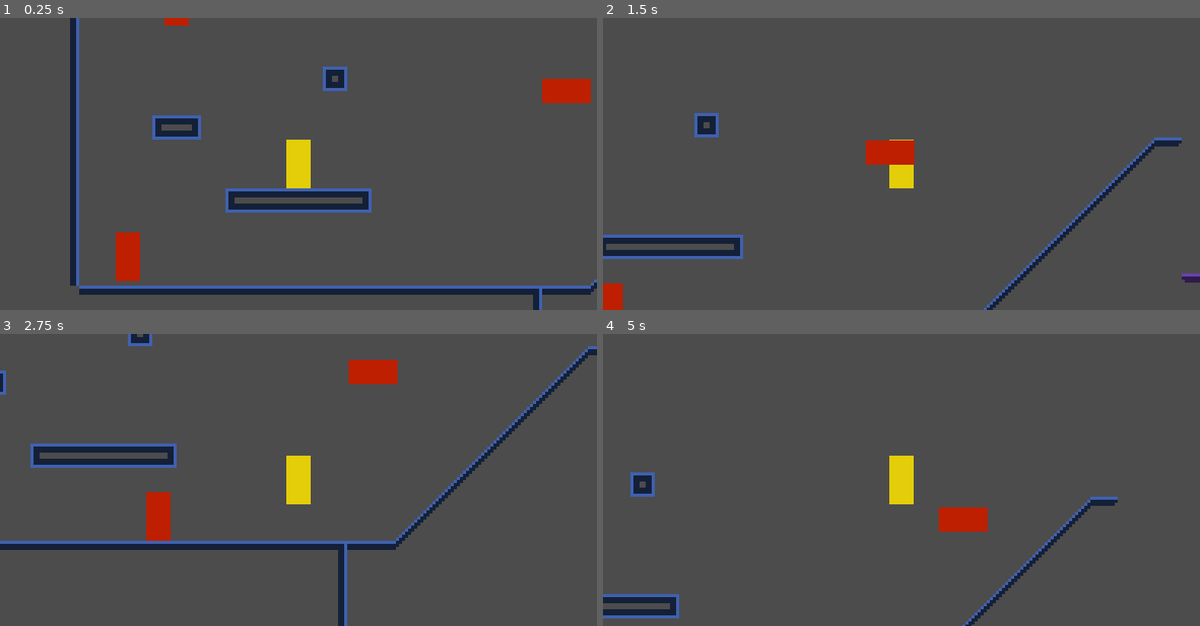
Above: before the commit, frames 1-4 (two rows, left to right).
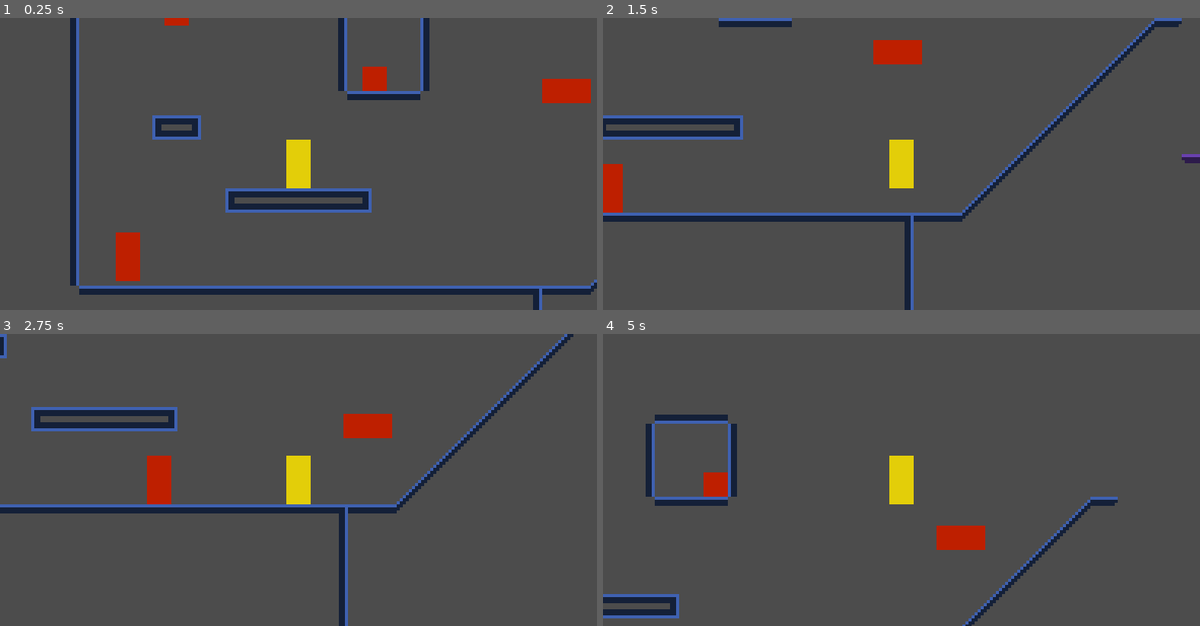
Above: after the commit, the same moments.

Repository: ChaosWitchNikol/this-unnamed-sci-fi-metroidvania
Game: Godot game, scene res://Main.tscn
The game is run twice, just before and just after one commit, with the same random seed, the same clock (stepped at 60 frames per second) and the same inputs.
Inputs:
- Up to frame 1 (0.25 s): no input
- Up to frame 2 (1.5 s): hold Right (ui_right) from 0.53 s (still down); tap Space (ui_select) at 0.77 s
- Up to frame 3 (2.75 s): tap Space (ui_select) at 1.52 s; release Right (ui_right) at 2.03 s; hold Left (ui_left) from 2.03 s (still down)
- Up to frame 4 (5 s): release Left (ui_left) at 2.78 s; hold Right (ui_right) 2.78-4.28 s; tap Space (ui_select) at 3.02, 3.77, 4.52 s; hold Left (ui_left) from 4.28 s (still down)

The runs differ from the first frame. In frame 1, 1.6% of the frame differs, in the area x 54-72%, y 0-29%; in frame 2, 10%; in frame 3, 12%, in the area x 0-100%, y 0-100%; in frame 4, 3.0%.

Commit message:
removed prints

Diff:
--- a/src/Main.tscn
+++ b/src/Main.tscn
@@ -53,7 +53,7 @@
 cell_size = Vector2( 8, 8 )
 cell_quadrant_size = 2
 format = 1
-tile_data = PoolIntArray( -327608, 5, 0, -327607, 5, 0, -327 …(1345 unchanged characters)… 6, 7, 0, 917582, 3, 0, 983052, 7, 0, 983118, 3, 0, 1048588, 7, 0, 1048654, 3, 0, 1114124, 7, 0, 1114190, 3, 0, 1179660, 7, 0, 1179671, 22, 0, 1179726, 3, 0, 1245196, 7, 0, 1245225, 29, 0, 1245226, 14, 0, 124 …(2006 unchanged characters)…
+tile_data = PoolIntArray( -327608, 5, 0, -327607, 5, 0, -327 …(1345 unchanged characters)… 6, 7, 0, 917582, 3, 0, 983052, 7, 0, 983064, 5, 0, 983065, 5, 0, 983066, 5, 0, 983118, 3, 0, 1048588, 7, 0, 1048599, 7, 0, 1048603, 3, 0, 1048654, 3, 0, 1114124, 7, 0, 1114135, 7, 0, 1114139, 3, 0, 1114190, 3, 0, 1179660, 7, 0, 1179671, 7, 0, 1179675, 3, 0, 1179726, 3, 0, 1245196, 7, 0, 1245208, 25, 0, 1245209, 25, 0, 1245210, 25, 0, 1245225, 29, 0, 1245226, 14, 0, 124 …(2006 unchanged characters)…
 
 [node name="enemies" type="Node" parent="."]
 
@@ -65,3 +65,6 @@
 
 [node name="EnemyCrawling" parent="enemies" instance=ExtResource( 7 )]
 position = Vector2( 136, 120 )
+
+[node name="EnemyCrawling2" parent="enemies" instance=ExtResource( 7 )]
+position = Vector2( 200, 144 )
--- a/src/assests/collisions/bodies/EnemyCrawling.new2.body2.tres
+++ b/src/assests/collisions/bodies/EnemyCrawling.new2.body2.tres
@@ -1,4 +1,4 @@
 [gd_resource type="RectangleShape2D" format=2]
 
 [resource]
-extents = Vector2( 6, 2 )
+extents = Vector2( 5, 2 )
--- a/src/scenes/EnemyCrawling.new2.tscn
+++ b/src/scenes/EnemyCrawling.new2.tscn
@@ -22,6 +22,7 @@
 disabled = true
 
 [node name="ViewArea" parent="." index="4"]
+editor/display_folded = true
 collision_layer = 2
 
 [node name="GroundBack" type="RayCast2D" parent="." index="6"]
@@ -34,6 +35,9 @@
 cast_to = Vector2( 0, 8 )
 
 [node name="GroundFront" type="RayCast2D" parent="." index="8"]
-position = Vector2( 6, 0 )
+position = Vector2( 4, 0 )
 enabled = true
 cast_to = Vector2( 0, 8 )
+
+[node name="Face" type="RayCast2D" parent="." index="9"]
+cast_to = Vector2( 4, 0 )
--- a/src/scripts/EnemyCrawling.new2.gd
+++ b/src/scripts/EnemyCrawling.new2.gd
@@ -14,36 +14,32 @@
 ## @Override
 func process_movement(delta : float) -> void:
 	if is_on_floor() or is_on_wall() or is_on_ceiling():
-		rotation_degrees= round(rotation_degrees)
-#		print($GroundBack.is_colliding(), $GroundMid.is_colliding(), $GroundFront.is_colliding())
+		if $Face.is_colliding():
+			print("face collidign")
 		$Body2.disabled = $GroundMid.is_colliding()
 		if $GroundBack.is_colliding() or $GroundMid.is_colliding() or $GroundFront.is_colliding():
 			if abs(forward_vector.x) > 0:
-#				print("move x ", forward_vector.x)
 				linear_velocity.x = MOVEMENT_SPEED * forward_vector.x
 			elif abs(forward_vector.y) > 0:
-#				print("move y ", forward_vector.y)
 				linear_velocity.y = MOVEMENT_SPEED * forward_vector.y
 		else:
 			linear_velocity = Vector2()
 			position = position.round()
 			var rot : float = rotation_degrees
 			var test_rotation : float = round(rotation_degrees + 90)
+
 			if test_rotation < 0:
 				test_rotation = round(360.0 + test_rotation)
-			print(test_rotation)
+
 			var test = test_move(Transform2D(test_rotation, position), position)
 			if test:
 				rotation_degrees = test_rotation
 				gravity_vector = gravity_vector.rotated(PI / 2 * facing).round()
-				print("> ", gravity_vector)
 				calc_forward_vector()
-				print(" >", rotation_degrees)
 
 
 func calc_forward_vector() -> void:
 	forward_vector = gravity_vector.rotated(-PI / 2 * facing).round()
-	print(gravity_vector, " ", forward_vector)
 
 ################################
 #	Setters
@@ -52,10 +48,3 @@
 	.set_facing(value)
 	if get_node("Body2"):
 		$Body2.position.x = abs($Body2.position.x) * -value
-
-
-
-func _on_Bottom_body_exited(body: PhysicsBody2D) -> void:
-	forward_vector = Vector2()
-	print("body exited")
-	pass # Replace with function body.
